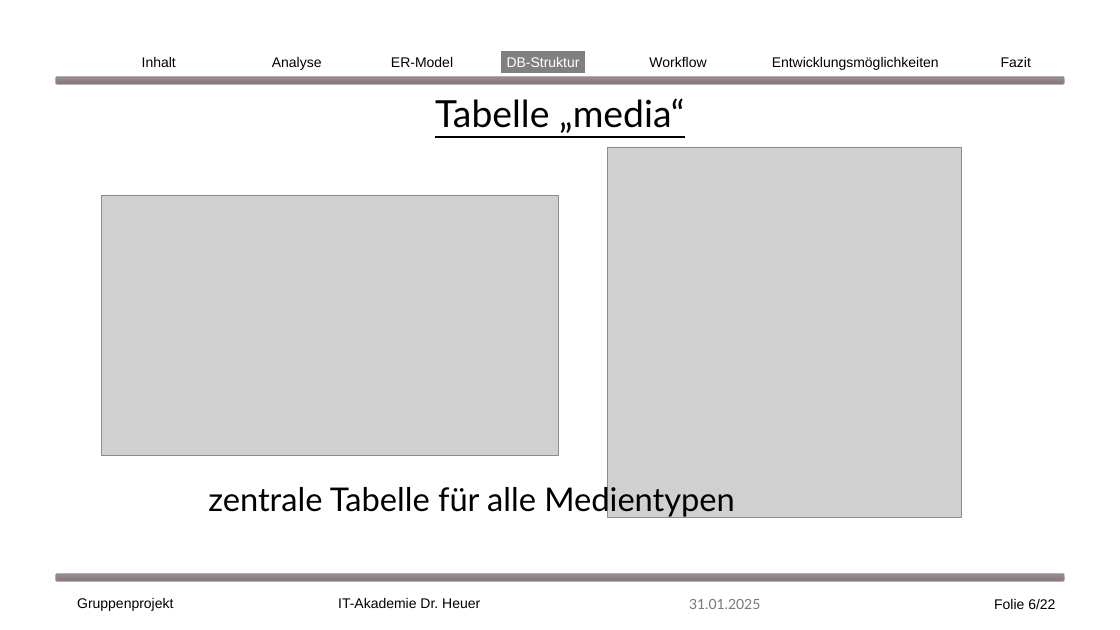
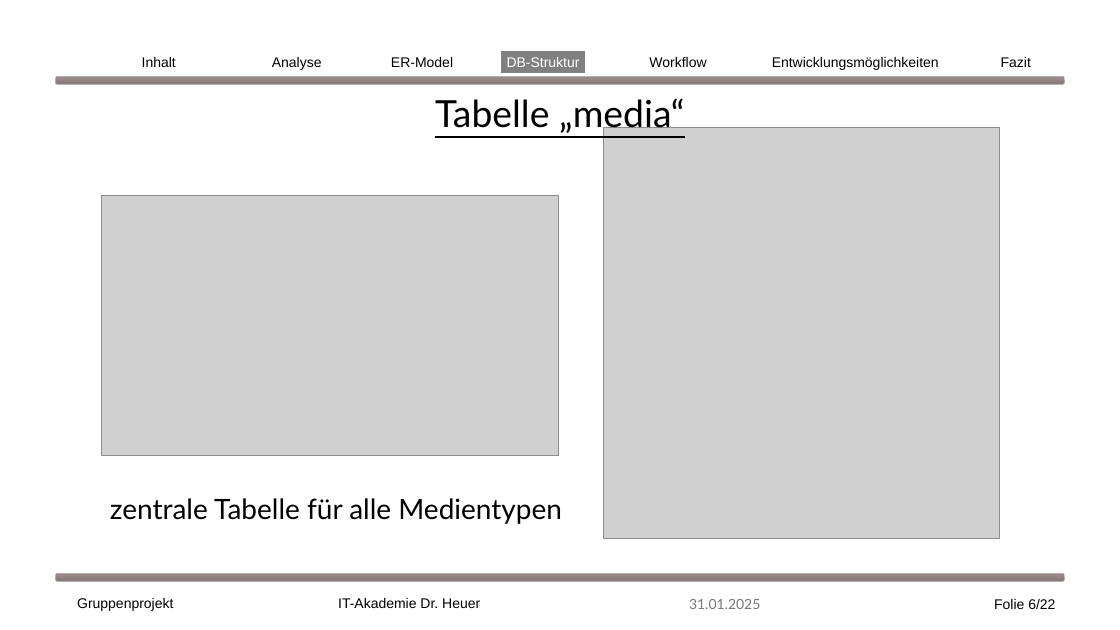
Before and after one commit to EkaterinaShmeleva/MediaManagementSystem, a slide deck: slide 6 of Medienverwaltungsdatenbank Gruppe1.pptx. Drawn at 1120x630 pixels with LibreOffice and Linux fonts; fonts in the diff are those of the drawing; grey boxes stand for pictures. Boxes give left, top, right and bottom in pixels: in the first picture for what was removed or moved away, otherwise in the second. Text is boxed around its words. In the diff, an @@ line names an element or a change of style, - is before the commit and + after.

```diff
--- a/Medienverwaltungsdatenbank Gruppe1.pptx
+++ b/Medienverwaltungsdatenbank Gruppe1.pptx
@@ picture: place and size @@
-picture at bbox=[607, 147, 961, 518]
+picture at bbox=[604, 128, 1000, 539]
@@ text "zentrale Tabelle für alle Medientypen": place and size @@
-text "zentrale Tabelle für alle Medientypen" at bbox=[208, 482, 735, 517]
+text "zentrale Tabelle für alle Medientypen" at bbox=[110, 498, 562, 524]
@@ text "zentrale Tabelle für alle Medientypen" at bbox=[110, 498, 562, 524]: size 28 to 24 pt @@
```
Also in this commit, not shown: 1 other slide changed.
